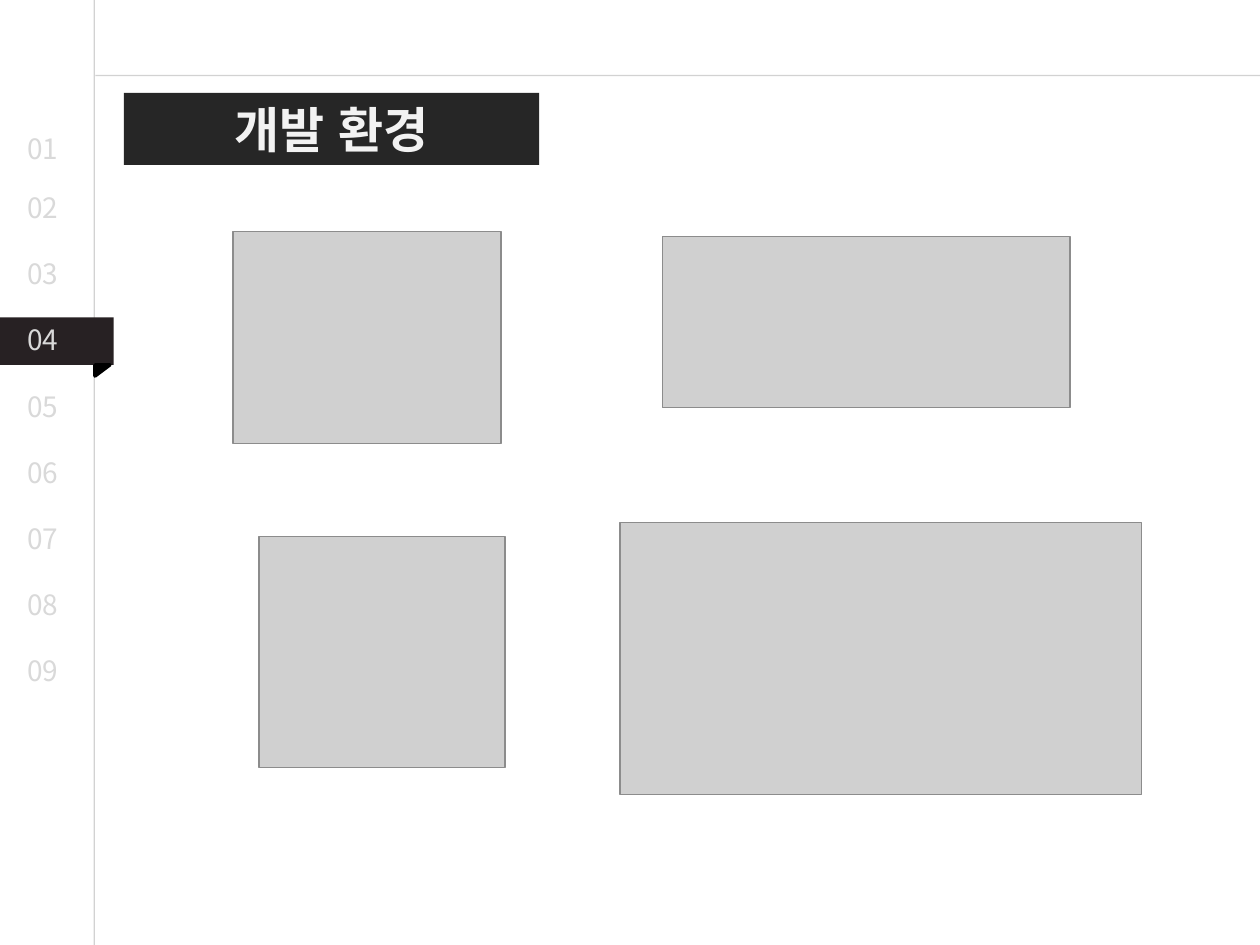
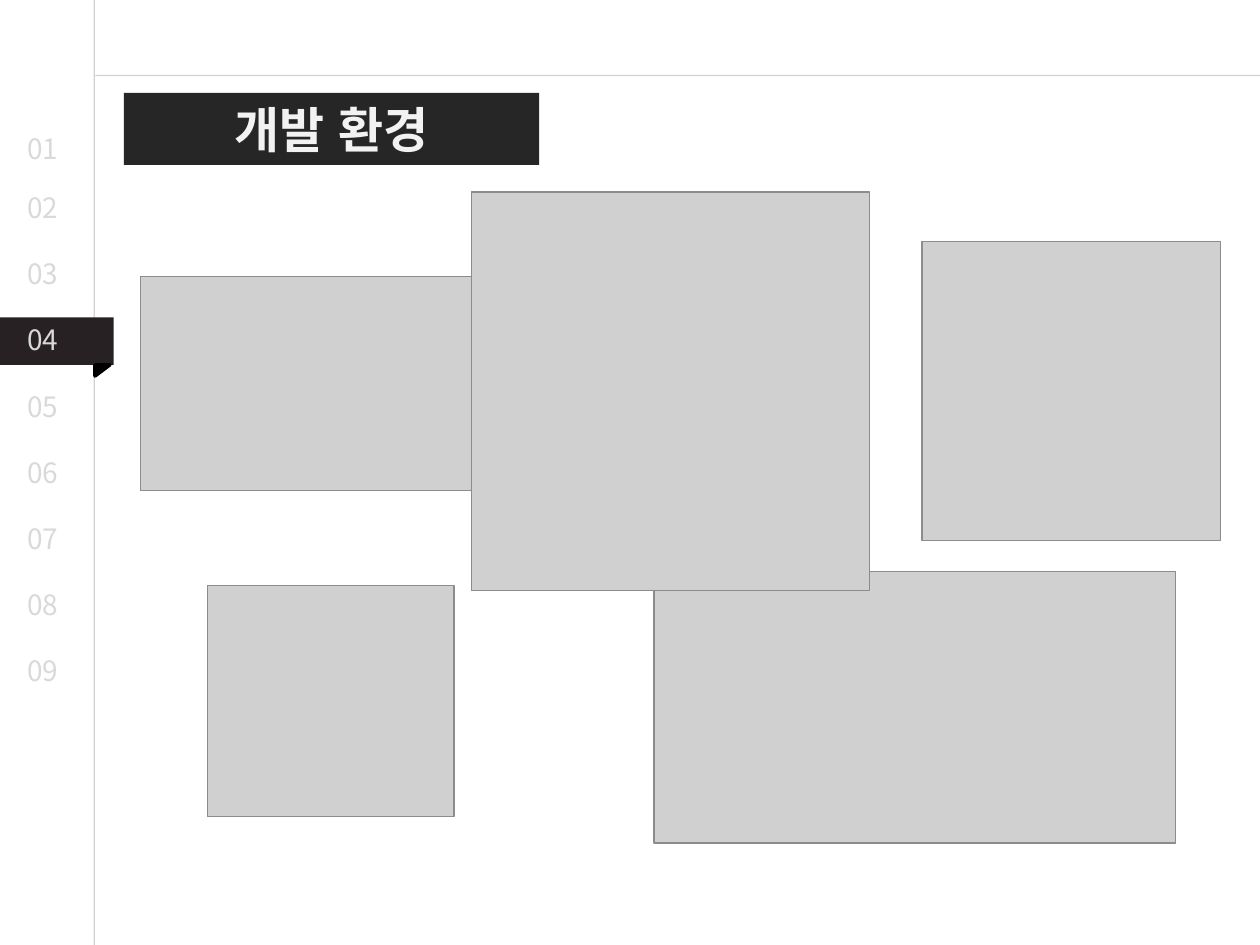
Before and after one commit to dkdldjswkd/Why-are-you-doing-this-to-me-, a slide deck: slide 11 of 나한테 왜 이래 최준영 진석진 임장빈.pptx. Drawn at 1260x945 pixels with LibreOffice and Linux fonts; fonts in the diff are those of the drawing; grey boxes stand for pictures. Boxes give left, top, right and bottom in pixels: in the first picture for what was removed or moved away, otherwise in the second. Text is boxed around its words. In the diff, an @@ line names an element or a change of style, - is before the commit and + after.

```diff
--- a/나한테 왜 이래 최준영 진석진 임장빈.pptx
+++ b/나한테 왜 이래 최준영 진석진 임장빈.pptx
@@ picture added at box(471, 192, 869, 590) @@
@@ picture removed at box(233, 232, 501, 445) @@
@@ picture removed at box(663, 237, 1071, 408) @@
@@ picture added at box(922, 242, 1221, 541) @@
@@ picture added at box(140, 276, 520, 490) @@
@@ picture: place and size @@
-picture at box(258, 537, 504, 767)
+picture at box(208, 586, 454, 816)
@@ picture: place and size @@
-picture at box(620, 523, 1142, 795)
+picture at box(654, 572, 1176, 844)
```
Also in this commit, not shown: 2 other slides changed.
